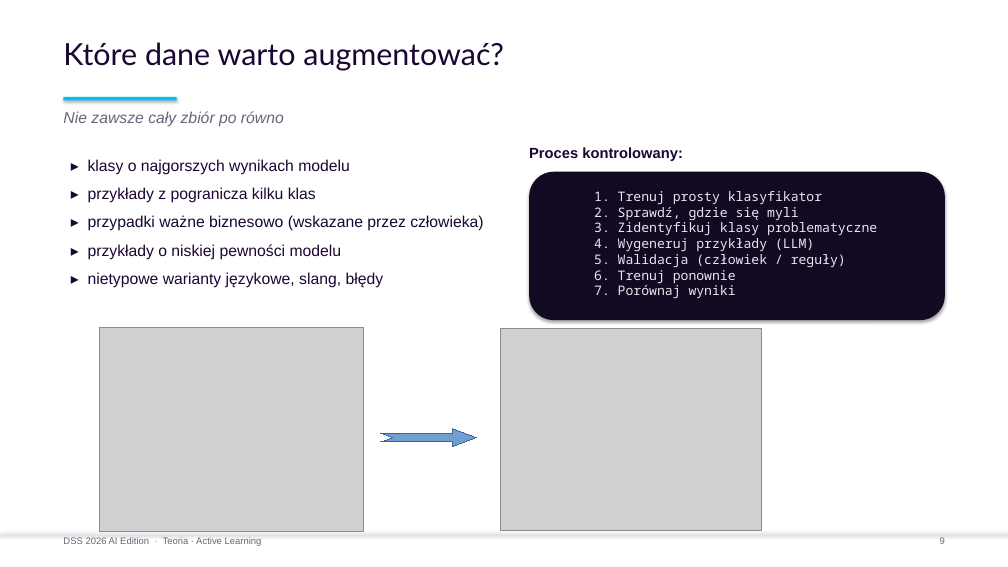
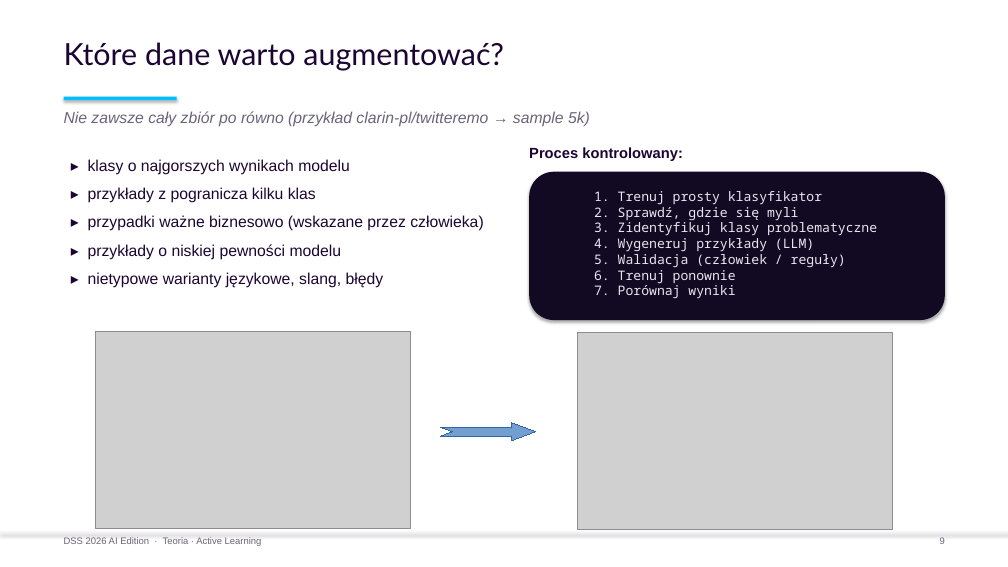
Before and after one commit to radlab-dev-group/.github, a slide deck: slide 7 of conf/DSS_20260618/presentation/pptx/DSS_2026_Tutorial.pptx (slide 9 before the commit). Drawn at 1008x567 pixels with LibreOffice and Linux fonts; fonts in the diff are those of the drawing; grey boxes stand for pictures. Boxes give left, top, right and bottom in pixels: in the first picture for what was removed or moved away, otherwise in the second. Text is boxed around its words. In the diff, an @@ line names an element or a change of style, - is before the commit and + after.

```diff
--- a/conf/DSS_20260618/presentation/pptx/DSS_2026_Tutorial.pptx
+++ b/conf/DSS_20260618/presentation/pptx/DSS_2026_Tutorial.pptx
@@ text at <box>64,111,590,127</box>: text changed @@
-Nie zawsze cały zbiór po równo
+Nie zawsze cały zbiór po równo (przykład clarin-pl/twitteremo → sample 5k)
@@ picture removed at <box>501,328,762,530</box> @@
@@ picture: place and size @@
-picture at <box>99,327,363,531</box>
+picture at <box>95,331,411,529</box>
@@ picture added at <box>578,333,893,530</box> @@
@@ freeform shape: place and size @@
-freeform shape at <box>381,429,476,447</box>
+freeform shape at <box>441,423,536,441</box>
```
Also in this commit, not shown: 1 other slide changed, 1 other file.
